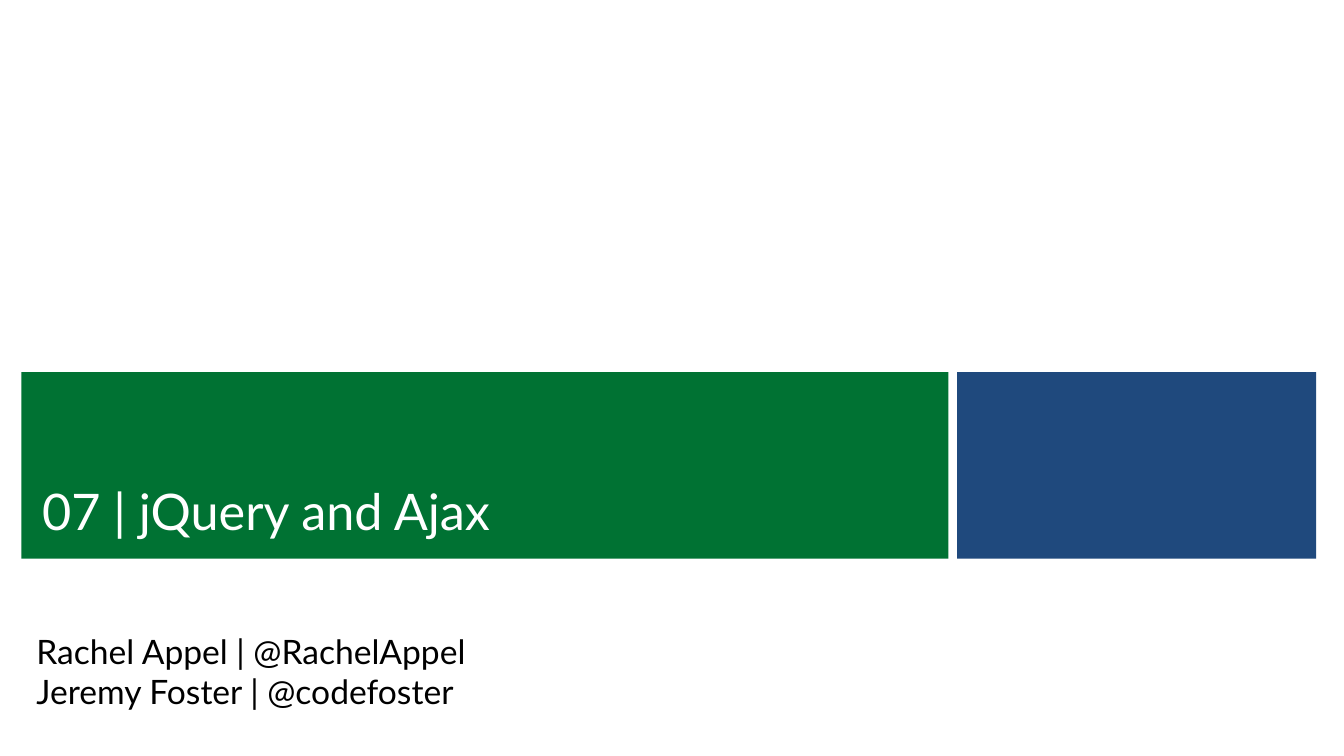
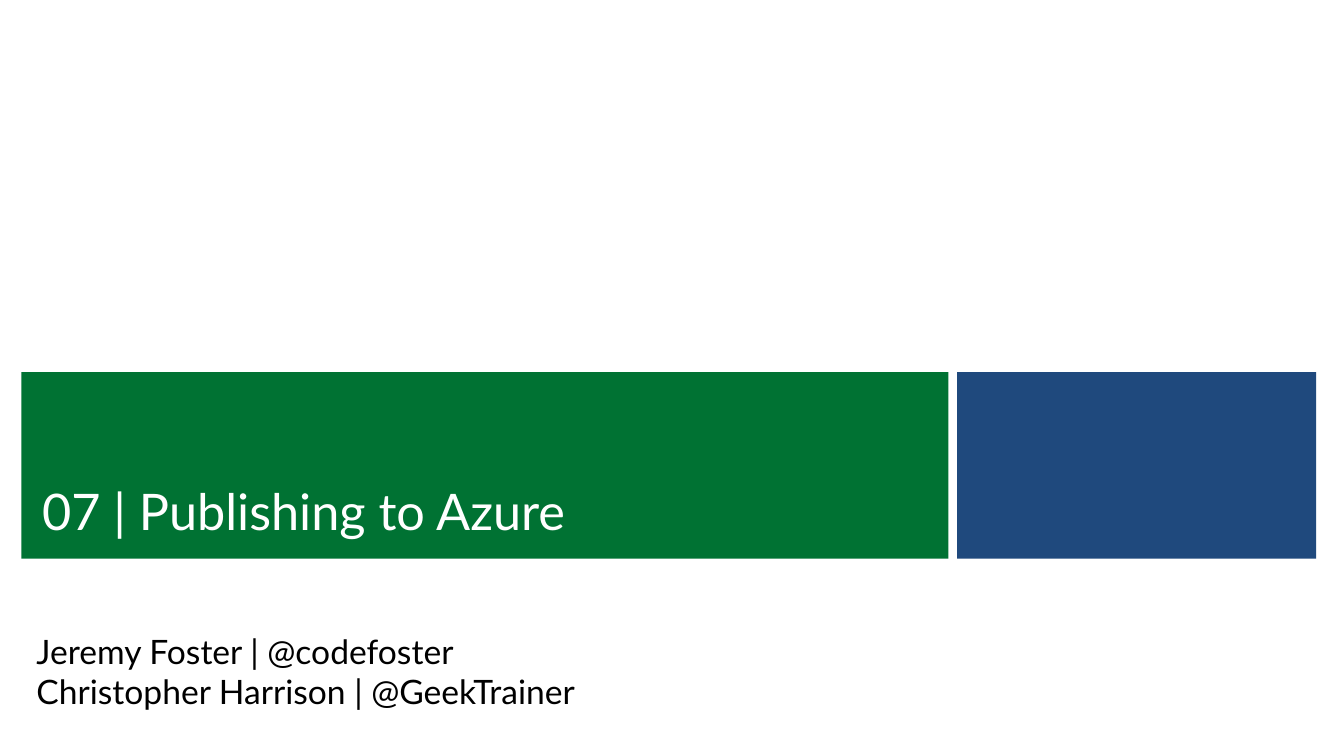
Before and after one commit to CharaD7/FrayedKnot, a slide deck: slide 3 of Slides/M7 Deployment.pptx. Drawn at 1344x756 pixels with LibreOffice and Linux fonts; fonts in the diff are those of the drawing; background and template pictures are left out. Boxes give left, top, right and bottom in pixels: in the first picture for what was removed or moved away, otherwise in the second. Text is boxed around its words. In the diff, an @@ line names an element or a change of style, - is before the commit and + after.

```diff
--- a/Slides/M7 Deployment.pptx
+++ b/Slides/M7 Deployment.pptx
@@ text at [42,493,565,539]: text changed @@
-07 | jQuery and Ajax
+07 | Publishing to Azure
@@ subtitle at [36,639,465,670]: paragraph removed @@
-Rachel Appel | @RachelAppel
@@ subtitle at [36,679,575,710]: paragraph added @@
+Christopher Harrison | @GeekTrainer
```
Also in this commit, not shown: 2 other slides changed, 6 other files.
